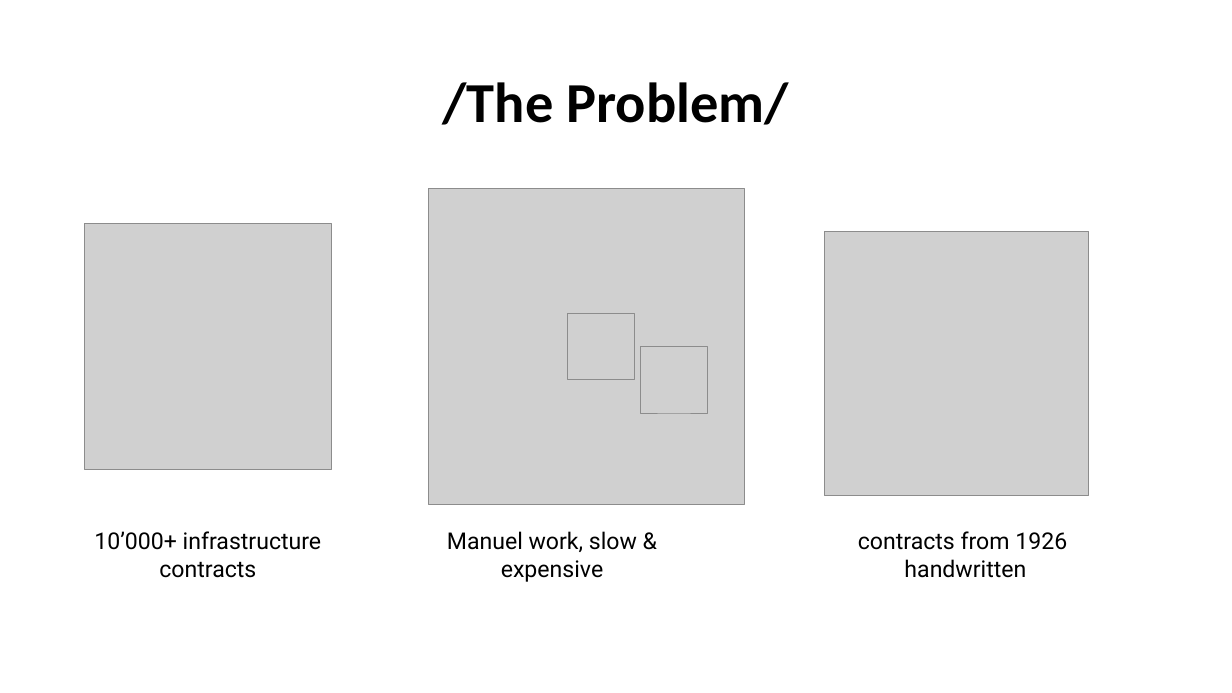
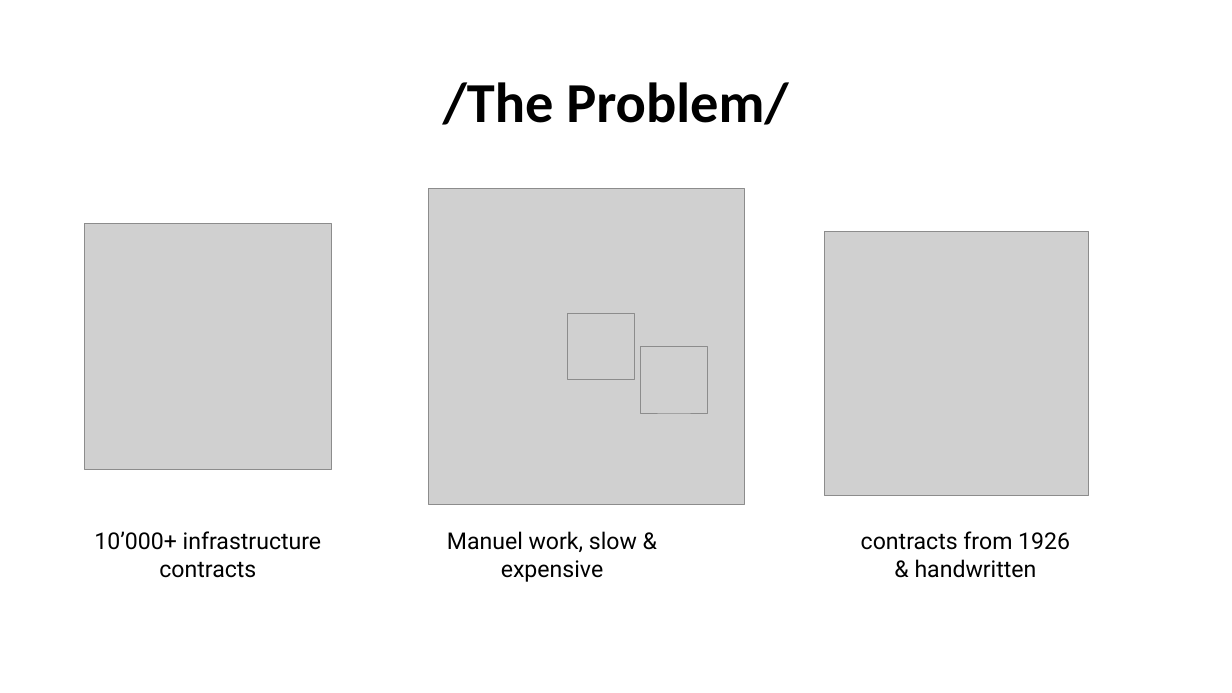
Before and after one commit to OpenRail-Playground/A38, a slide deck: slide 4 of aca/TheContextractors_H4R2026_Ch11.pptx. Drawn at 1232x693 pixels with LibreOffice and Linux fonts; fonts in the diff are those of the drawing; grey boxes stand for pictures; background and template pictures are left out. Boxes give left, top, right and bottom in pixels: in the first picture for what was removed or moved away, otherwise in the second. Text is boxed around its words. In the diff, an @@ line names an element or a change of style, - is before the commit and + after.

```diff
--- a/aca/TheContextractors_H4R2026_Ch11.pptx
+++ b/aca/TheContextractors_H4R2026_Ch11.pptx
@@ text at [861,531,1070,578]: text changed @@
-contracts from 1926 handwritten
+contracts from 1926
+& handwritten
```
Also in this commit, not shown: 4 other slides changed.
